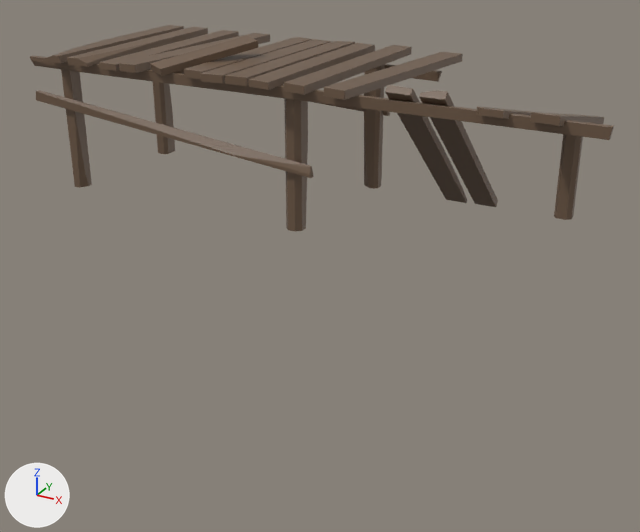
Before and after pictures for a commit that changed the FBX model Assets/Resources/3DAssets/Structures/Bridge-M02A.fbx.
One viewpoint serves both versions: a 50 mm lens placed at (-32.4, -24.41, 1.17), pointed at (-36.97, -16.1, -2.99). Lighting does not change. The marker at lower left points along +X, +Y and +Z. Where no turn or scale is listed for an object, it has been applied to the vertices.

The first picture shows 'Bridge-M02A'.
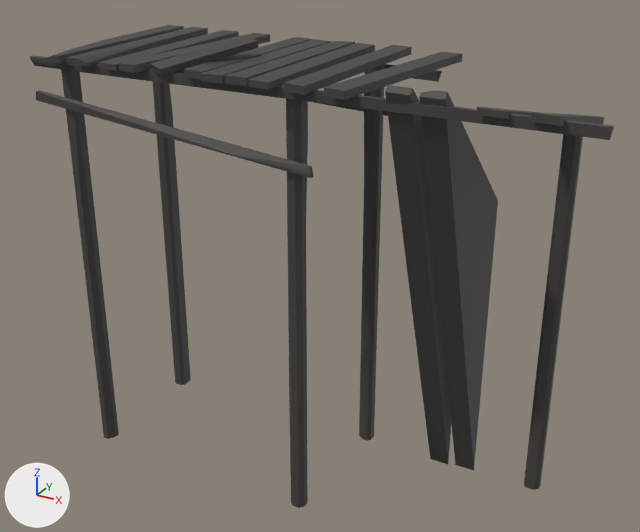
What differs and where, as boxes (x1, y1, x2, y2) in the pictures (640 x 532 px; the box of a moved part takes in the faces that stretch with it):
```json
{"object": "Bridge-M02A", "change": "recoloured, surface changed, reshaped", "before": [30, 25, 614, 232], "after": [30, 25, 614, 508], "on screen": "brown to grey, 133% taller"}
{"part": 1, "of": "me_cube_021", "change": "moved or reshaped", "before": [364, 64, 583, 220], "after": [359, 64, 583, 490]}
{"part": 2, "of": "me_cube_021", "change": "moved or reshaped", "before": [286, 99, 308, 232], "after": [286, 99, 308, 508]}
{"part": 3, "of": "me_cube_021", "change": "moved or reshaped", "before": [284, 98, 288, 229], "after": [286, 130, 292, 503]}
{"part": 4, "of": "me_cube_021", "change": "moved or reshaped", "before": [61, 69, 92, 188], "after": [61, 69, 119, 439]}
{"part": 5, "of": "me_cube_021", "change": "moved or reshaped", "before": [152, 82, 175, 154], "after": [152, 82, 191, 385]}
```

Scene script edits in JSON lines:
```json
{"op": "set", "path": "mat_wood_01.base_color", "old": "(0.155, 0.0976, 0.0597)", "new": "(0.0592, 0.051, 0.0455)", "note": "brown #6e5845 -> dark grey #45403c"}
{"op": "set", "path": "mat_wood_01.roughness", "old": "0.5", "new": "0.632"}
{"block": "me_cube_021", "where": "me_cube_021.from_pydata(...)  # 672 vertices, 671 faces; spans x -3.42..3.01, y -1.18..1.21, z 0.0..1.77"}
{"block": "me_cube_021", "where": "# used by ob_bridge_m02a; location = (-36.72, -16.13, -2.18)"}
{"block": "me_cube_021", "where": "# before: 47 (-3.02, -0.93, 0.0) at pixel (74, 186), 48 (-3.07, -0.88, 0.0) at pixel (74, 184), 51 (-2.88, -0.84, 0.0) at pixel (88, 186), 52 (-2.94, -0.93, 0.0) at pixel (79, 187), 56 (-3.07, -0.79, 0.0)"}
{"block": "me_cube_021", "where": "# before: 57 (-3.02, -0.75, 0.0), 60 (-2.92, -0.75, 0.0) at pixel (91, 183), 61 (-2.88, -0.79, 0.0) at pixel (91, 184)"}
{"block": "me_cube_021", "where": "# before: 10 (-2.89, 0.83, 0.0) at pixel (175, 151), 13 (-3.07, 0.77, 0.0), 14 (-3.02, 0.83, 0.0), 22 (-3.02, 0.64, 0.0) at pixel (158, 153), 23 (-3.07, 0.69, 0.0) at pixel (157, 151)"}
{"block": "me_cube_021", "where": "# before: 26 (-2.88, 0.68, 0.0) at pixel (168, 153), 27 (-2.92, 0.64, 0.0) at pixel (164, 154)"}
{"block": "me_cube_021", "change": "me_cube_021 part 1: all 28 vertices in x -0.05..2.39, y 0.7..0.93, z 0.0..0.02 are moved by (0.0, 0.0, -3.53)"}
{"block": "me_cube_021", "change": "me_cube_021 part 2: all 8 vertices in x -0.14..0.04, y -0.93..-0.75, z 0.0 are moved by (0.0, 0.0, -3.53)"}
{"block": "me_cube_021", "change": "me_cube_021 part 3: the 1 vertex in x -0.14, y -0.89, z 1.49 is moved by (0.0, 0.0, -3.53)"}
{"block": "me_cube_021", "change": "me_cube_021 part 4"}
{"op": "add", "block": "me_cube_021", "code": "for i in [47, 48, 51, 52, 56, 57, 60, 61]: me_cube_021.vertices[i].co += Vector((0.0, 0.0, -3.53))"}
{"block": "me_cube_021", "change": "me_cube_021 part 5"}
{"op": "add", "block": "me_cube_021", "code": "for i in [10, 13, 14, 22, 23, 26, 27]: me_cube_021.vertices[i].co += Vector((0.0, 0.0, -3.53))"}
```
